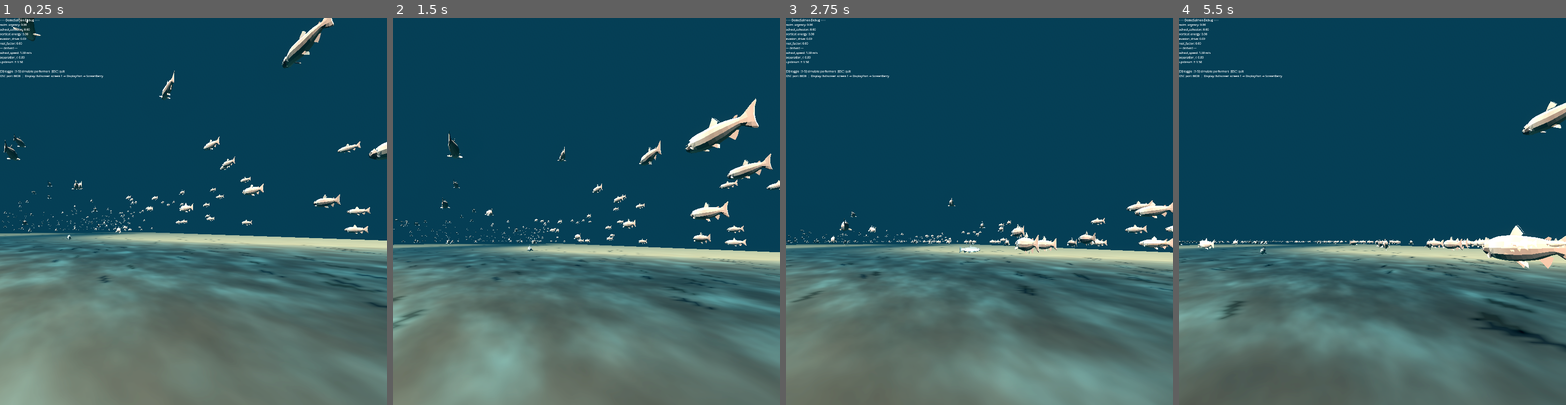
Above: before the commit, frames 1-4 (left to right).
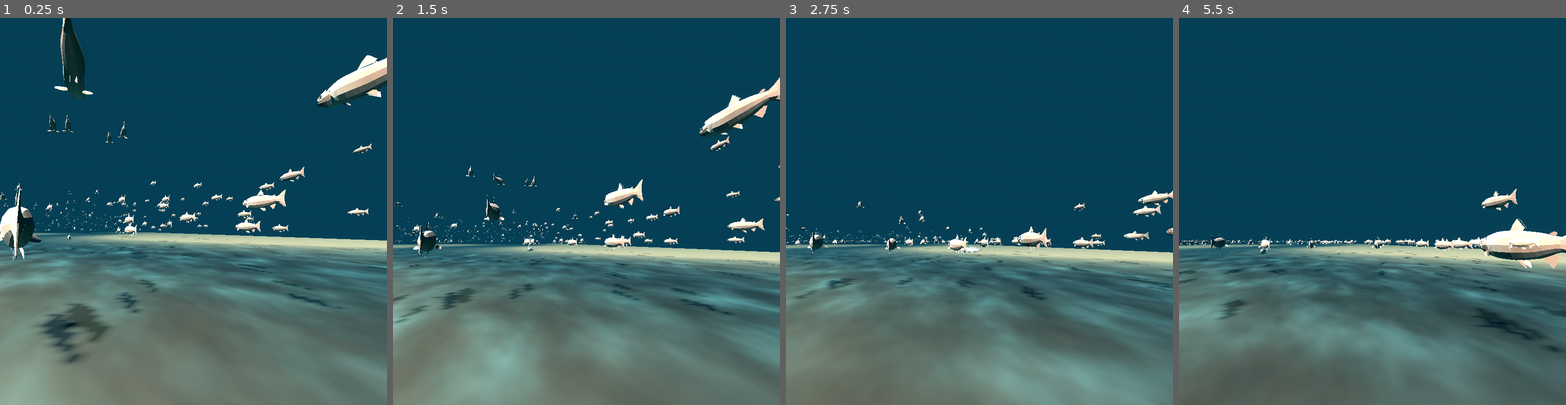
Above: after the commit, the same moments.

Repository: hollygrimm/dome-salmon
Game: Godot game, scene res://scenes/Main.tscn
Same seed, same stepped clock (60 frames per second), same inputs: the game is played once before the commit and once after it.
Inputs:
- Up to frame 1 (0.25 s): no input
- Up to frame 2 (1.5 s): tap Enter at 0.5 s; hold D (move_right) 0.53-1.28 s; tap 1 at 0.6 s; hold S (move_back) from 1.28 s (still down); tap 2 at 1.35 s
- Up to frame 3 (2.75 s): release S (move_back) at 2.03 s; hold D (move_right) from 2.03 s (still down); tap 3 at 2.1 s
- Up to frame 4 (5.5 s): release D (move_right) at 2.78 s; hold W (move_forward) 2.78-3.53 s; tap one key every 0.75 s from 2.85 s: 4 5 1 2; hold A (move_left) 3.53-5.03 s; hold S (move_back) from 5.03 s (still down)

The runs differ from the first frame. In frame 1, 9.1% of the frame differs, in the area x 0-100%, y 0-90%; in frame 2, 5.9%; in frame 3, 3.5%; in frame 4, 4.0%.

Commit message:
add cultural values; add gaussian fish scaling; turn off debug by default now using F3

Diff:
--- /dev/null
+++ b/resources/salmon_endurance.tres
@@ -0,0 +1,14 @@
+[gd_resource type="Resource" script_class="CulturalValue" load_steps=2 format=3]
+
+[ext_resource type="Script" path="res://scripts/CulturalValue.gd" id="1_culturalvalue"]
+
+[resource]
+script = ExtResource("1_culturalvalue")
+name = "Endurance"
+description = "The salmon's long carry — holding strength through the wandering miles, then giving it all to the upstream push at the headwaters. High cohesion keeps the school together through the run; care holds the wandering longer before the spawning urgency tips them upstream."
+cohesion = 0.7
+generosity = 0.0
+playfulness = 0.0
+persistence = 0.0
+restraint = 0.0
+care = 0.6
--- /dev/null
+++ b/scripts/CulturalValue.gd
@@ -0,0 +1,37 @@
+## CulturalValue.gd
+## A Resource that describes a value carried by a creature or school.
+## Save instances as .tres files (e.g. salmon_endurance.tres, homing.tres)
+## and assign them to SalmonSchool.values in the Inspector — or pass them
+## in code from Main.gd._wire_salmon_school().
+##
+## This file is the same template students received in their own ecosystems
+## (see sp26-csat201-godot-JacobCrazyBull/scripts/CulturalValue.gd). Carrying
+## the same shape into dome-salmon means student contributions can read
+## authored cultural values instead of hardcoded constants.
+
+class_name CulturalValue
+extends Resource
+
+## The name of this value (e.g. "Endurance", "Homing", "Persistence")
+@export var name: String = ""
+
+## Describe what this value means in the salmon's world — in your own words.
+@export_multiline var description: String = ""
+
+## How strongly this value pulls fish toward the school center (0.0–1.0)
+@export_range(0.0, 1.0) var cohesion: float = 0.0
+
+## How willingly fish yield space to others (0.0–1.0)
+@export_range(0.0, 1.0) var generosity: float = 0.0
+
+## How joyful or erratic the school's movement feels (0.0–1.0)
+@export_range(0.0, 1.0) var playfulness: float = 0.0
+
+## How strongly fish hold their course under pressure (0.0–1.0)
+@export_range(0.0, 1.0) var persistence: float = 0.0
+
+## How cautiously fish move through their environment (0.0–1.0)
+@export_range(0.0, 1.0) var restraint: float = 0.0
+
+## How strongly fish tend to one another / hold longer in WANDER (0.0–1.0)
+@export_range(0.0, 1.0) var care: float = 0.0
--- a/scripts/Main.gd
+++ b/scripts/Main.gd
@@ -41,7 +41,7 @@
 	"/performer/5/stillness",
 ]
 
-var _debug_visible := true
+var _debug_visible := false
 
 
 func _ready() -> void:
@@ -54,13 +54,16 @@
 	DisplayServer.window_set_mode(DisplayServer.WINDOW_MODE_FULLSCREEN)
 	DisplayServer.window_set_title("DomeSalmon — OSC Port 8000")
 	print("[Main] Ready. OSC listening on port 8000.")
-	print("[Main] Keyboard stubs: 1-5 to simulate performers, D to toggle debug.")
+	print("[Main] Keyboard stubs: 1-5 to simulate performers, F3 to toggle debug.")
 
 	_build_river_path()
 	_build_river_current()
 	_wire_salmon_school()
 	_build_dome_camera()
 	_build_player_fish()
+
+	# Debug overlay starts hidden — press D to toggle on.
+	debug_label.visible = _debug_visible
 
 
 # ── Procedural river setup ─────────────────────────────────────────────────────
@@ -98,9 +101,20 @@
 
 
 ## Hand the RiverCurrent reference to SalmonSchool so its boids sample the flow.
+## Also load the authored CulturalValue resources and assign them to the school.
 func _wire_salmon_school() -> void:
 	if salmon_school and salmon_school.has_method("set"):
 		salmon_school.set("river_current", river_current)
+		# Cultural values: authored traits that shape behavior the same way
+		# each run. Read by student contributions (Ticoh: cohesion, Jacob: care).
+		var endurance: CulturalValue = load("res://resources/salmon_endurance.tres") as CulturalValue
+		if endurance:
+			var typed_values: Array[CulturalValue] = [endurance]
+			salmon_school.set("values", typed_values)
+			print("[Main] Loaded cultural value: %s (cohesion=%.2f care=%.2f)" %
+				[endurance.name, endurance.cohesion, endurance.care])
+		else:
+			push_warning("[Main] salmon_endurance.tres not found or wrong type — school runs without cultural values.")
 
 
 ## Spawn Keanu's PlayerFish as a hero/predator fish near the school.
@@ -151,7 +165,7 @@
 
 func _input(event: InputEvent) -> void:
 	if event is InputEventKey and event.pressed:
-		if event.keycode == KEY_D:
+		if event.keycode == KEY_F3:
 			_debug_visible = !_debug_visible
 			debug_label.visible = _debug_visible
 		if event.keycode == KEY_ESCAPE:
@@ -177,9 +191,15 @@
 func _update_debug() -> void:
 	if not _debug_visible:
 		return
+	var cultural_str := ""
+	if salmon_school and salmon_school.has_method("values_debug_string"):
+		cultural_str = salmon_school.call("values_debug_string")
 	debug_label.text = (
 		"=== DomeSalmon Debug ===\n" +
+		"── Live (OSC) ──\n" +
 		ParameterBank.debug_string() +
-		"\n[D] toggle  [1-5] simulate performers  [ESC] quit\n" +
+		"\n── Cultural (authored) ──\n" +
+		cultural_str +
+		"\n[F3] toggle  [1-5] simulate performers  [ESC] quit\n" +
 		"OSC port: 8000  |  Display: fullscreen screen 1 → DisplayPort → ScreenBerry"
 	)
--- a/scripts/SalmonSchool.gd
+++ b/scripts/SalmonSchool.gd
@@ -23,6 +23,8 @@
 @export var weight_cohesion:   float = 0.8
 @export var weight_upstream:   float = 1.2
 @export var fish_scale:          float = 0.25          # scale each fish instance — adjust for GLB models
+## Per-fish size variation. 0.0 = uniform, 0.4 = ±40% spread. Sampled once at spawn.
+@export_range(0.0, 0.8, 0.05) var fish_scale_variance: float = 0.4
 @export var fish_rotation_offset: Vector3 = Vector3(0, 180, 0)  # degrees — LowPolySalmonv2 raw-mesh axis fix: Z180 rolls belly down, X90 lays nose forward
 
 # --- Student contribution wiring (Week 15 residency) ---
@@ -34,6 +36,14 @@
 @export var enable_ticoh_schooling: bool = false   # SchoolingBehavior modulator
 @export var enable_jacob_mode: bool = false        # BehaviorMode state machine
 @export var enable_shawn_flee: bool = true         # FleeBehavior per-fish force
+
+# --- Cultural values (authored, static) ---
+# CulturalValue resources carried by the school. Read by student contributions
+# (Ticoh's SchoolingBehavior reads cohesion; Jacob's BehaviorMode reads care).
+# Assigned in code from Main.gd._wire_salmon_school(), or in the Inspector.
+# Distinct from ParameterBank (live OSC, time-varying) — these are authored
+# traits that shape behavior the same way each run.
+@export var values: Array[CulturalValue] = []
 ## Threats for Shawn's flee behavior (rocks, boats, disturbance zones).
 ## Main.gd maintains this list; can be empty.
 var threats: Array = []
@@ -60,6 +70,7 @@
 var _positions: PackedVector3Array
 var _velocities: PackedVector3Array
 var _phases: PackedFloat32Array      # per-fish undulation phase offset
+var _scales: PackedFloat32Array      # per-fish scale multiplier (sampled at spawn)
 var _flee_states: PackedByteArray    # per-fish hysteresis flag for FleeBehavior
 var _salmon_mat: ShaderMaterial      # held so cycle ramp can update it each frame
 
@@ -135,6 +146,7 @@
 	_positions   = PackedVector3Array()
 	_velocities  = PackedVector3Array()
 	_phases      = PackedFloat32Array()
+	_scales      = PackedFloat32Array()
 	_flee_states = PackedByteArray()
 
 	for i in fish_count:
@@ -153,6 +165,10 @@
 			randf_range(-0.3, 0.3)
 		))
 		_phases.append(randf() * TAU)
+		# Gaussian: most fish near baseline, rare outliers. stddev = variance*0.4
+		# means ~95% land within ±2σ ≈ ±0.32 of baseline at default variance=0.4.
+		# Clamp tail so a freak +4σ doesn't produce a 2.6× monster.
+		_scales.append(clampf(1.0 + randfn(0.0, fish_scale_variance * 0.4), 0.4, 1.8))
 		_flee_states.append(0)
 
 
@@ -341,7 +357,8 @@
 		if horiz.length_squared() < 0.0001:
 			horiz = upstream_direction
 		var fish_basis := Basis.looking_at(horiz.normalized(), Vector3.UP) * correction
-		fish_basis = fish_basis.scaled(Vector3(fish_scale, fish_scale, fish_scale))
+		var s := fish_scale * _scales[i]
+		fish_basis = fish_basis.scaled(Vector3(s, s, s))
 		var t := Transform3D(fish_basis, _positions[i])
 		multimesh.set_instance_transform(i, t)
 
@@ -365,3 +382,15 @@
 	if absf(value) > inner:
 		return value + (-sign(value) * (absf(value) - inner) * 0.3)
 	return value
+
+
+## Debug helper for Main._update_debug(). Returns a multi-line string showing
+## the authored cultural values carried by this school.
+func values_debug_string() -> String:
+	if values.is_empty():
+		return "(no values assigned)\n"
+	var s := ""
+	for v in values:
+		var label := v.name if v.name != "" else "(unnamed)"
+		s += "%s: cohesion=%.2f care=%.2f\n" % [label, v.cohesion, v.care]
+	return s
Not shown, added: scripts/CulturalValue.gd.uid
